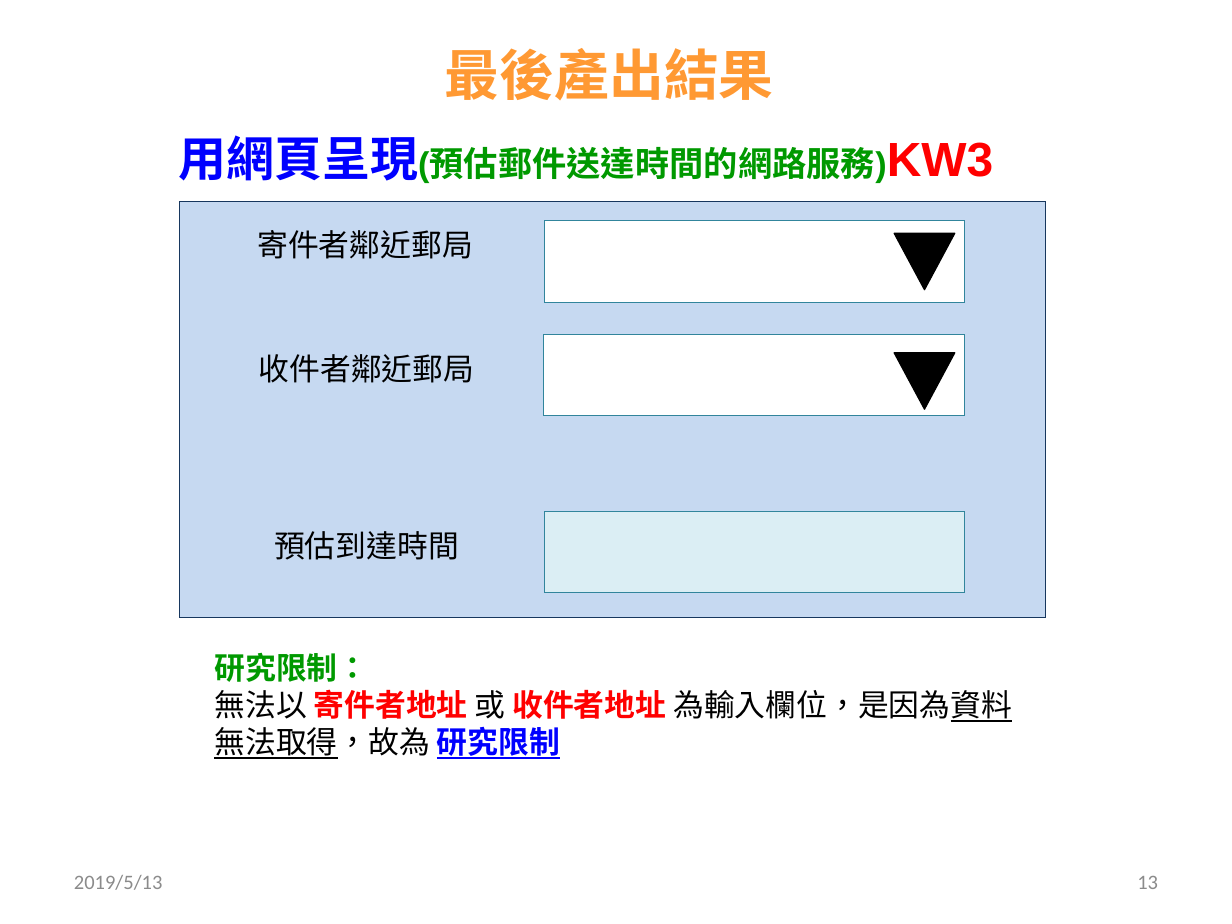
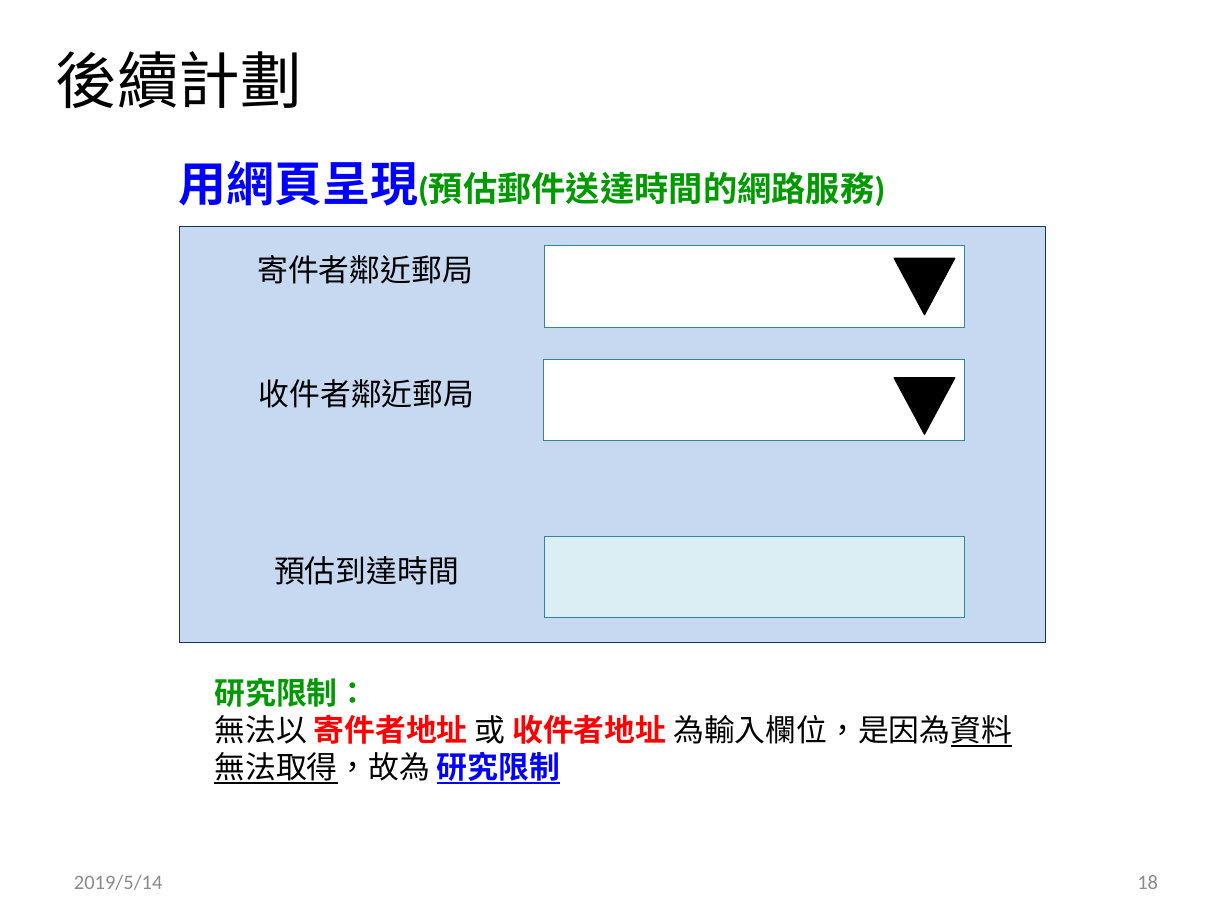
Before and after one commit to ray0814/POST_BigData, a slide deck: slide 18 of 141474_bigdata最後希望_分析方案說明書.pptx (slide 13 before the commit). Drawn at 1232x924 pixels with LibreOffice and Linux fonts; fonts in the diff are those of the drawing; background and template pictures are left out. Boxes give left, top, right and bottom in pixels: in the first picture for what was removed or moved away, otherwise in the second. Text is boxed around its words. In the diff, an @@ line names an element or a change of style, - is before the commit and + after.

```diff
--- a/141474_bigdata最後希望_分析方案說明書.pptx
+++ b/141474_bigdata最後希望_分析方案說明書.pptx
@@ text added at (x1=56, y1=51, x2=302, y2=108), 36 pt, text #000000 @@
+後續計劃
@@ text removed at (x1=445, y1=48, x2=774, y2=100) @@
-最後產出結果
@@ text at (x1=179, y1=160, x2=885, y2=210): text changed; font Arial to Calibri @@
-用網頁呈現(預估郵件送達時間的網路服務)KW3
+用網頁呈現(預估郵件送達時間的網路服務)
@@ 4 texts, 4 rectangles, 2 triangles moved together from (x1=180, y1=202, x2=1046, y2=759) to (x1=180, y1=227, x2=1046, y2=784) @@
@@ text "收件者鄰近郵局" at (x1=259, y1=379, x2=475, y2=408): font Noto Sans CJK SC to Calibri @@
@@ font Arial to Calibri in 3 elements at (x1=274, y1=556, x2=459, y2=585), (x1=257, y1=255, x2=473, y2=284), (x1=214, y1=677, x2=1012, y2=784) @@
@@ text at (x1=74, y1=875, x2=163, y2=890): text changed @@
-2019/5/13
+2019/5/14
@@ page number at (x1=1137, y1=875, x2=1158, y2=889): text changed @@
-13
+18
```
Also in this commit, not shown: 9 other slides changed, 8 slides added, 4 slides removed, 2 other files.
